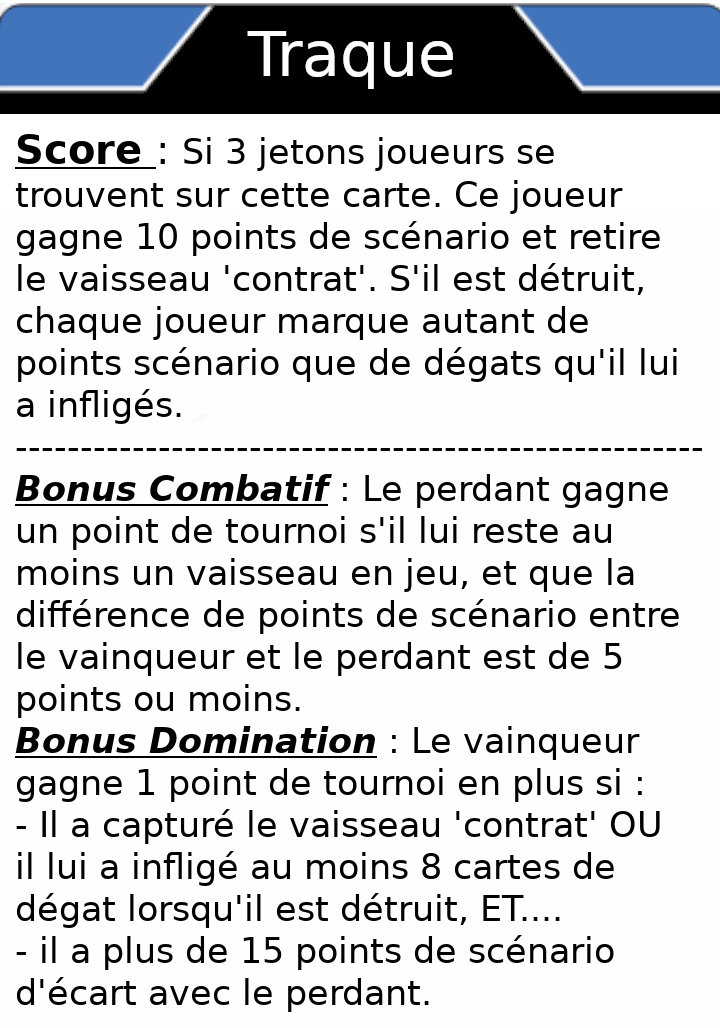
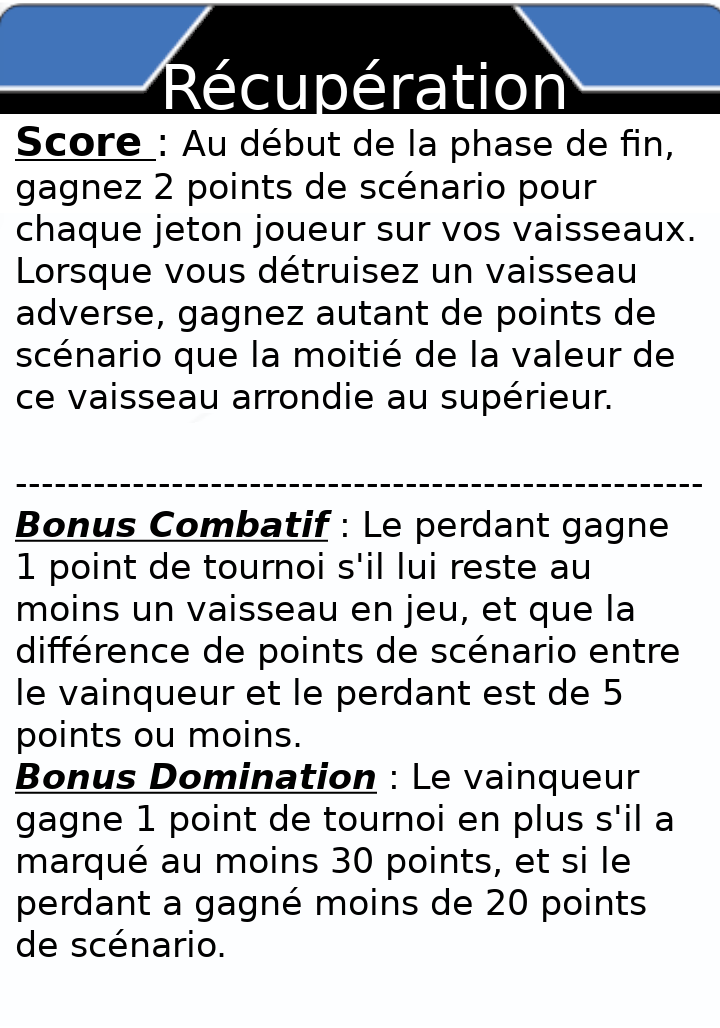
Revision of a layered w=720, h=1028 image; what changed, layer by layer:
renamed "Score : Si 3 jetons joueurs se..." to "Score : Au début de la phase d...", painted on it over [15, 126, 702, 1012]
added layer "Récupération" above "Calque Copié" over [166, 59, 565, 114]
painted on "Calque Copié" over [247, 31, 453, 89]
